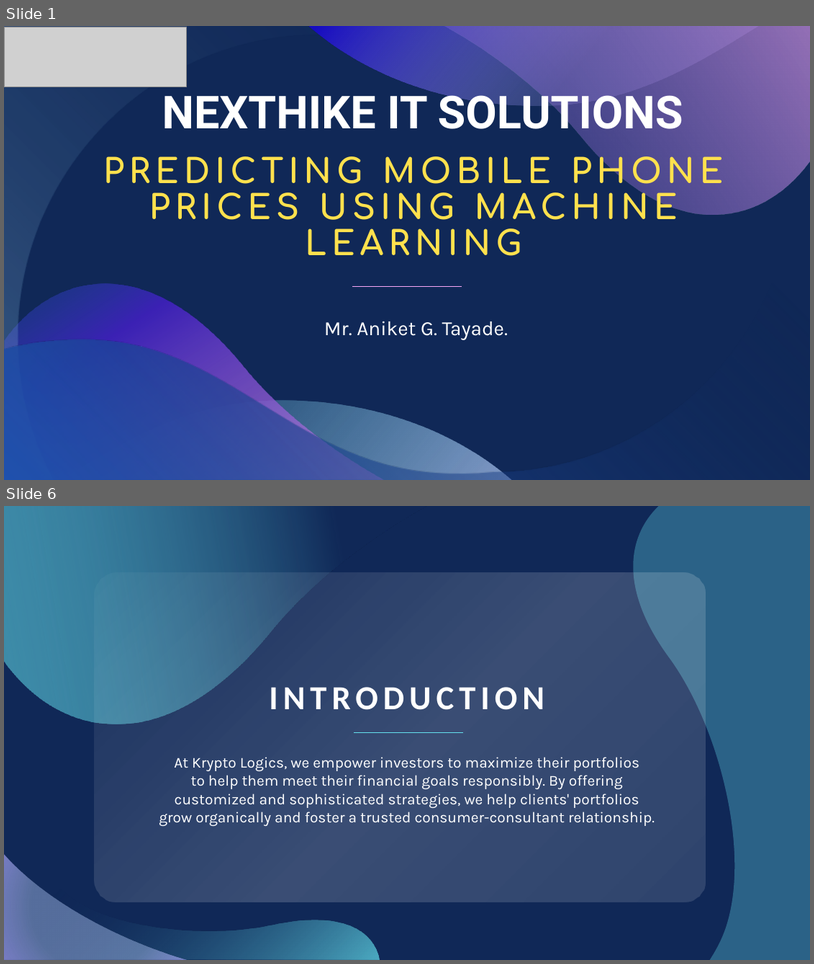
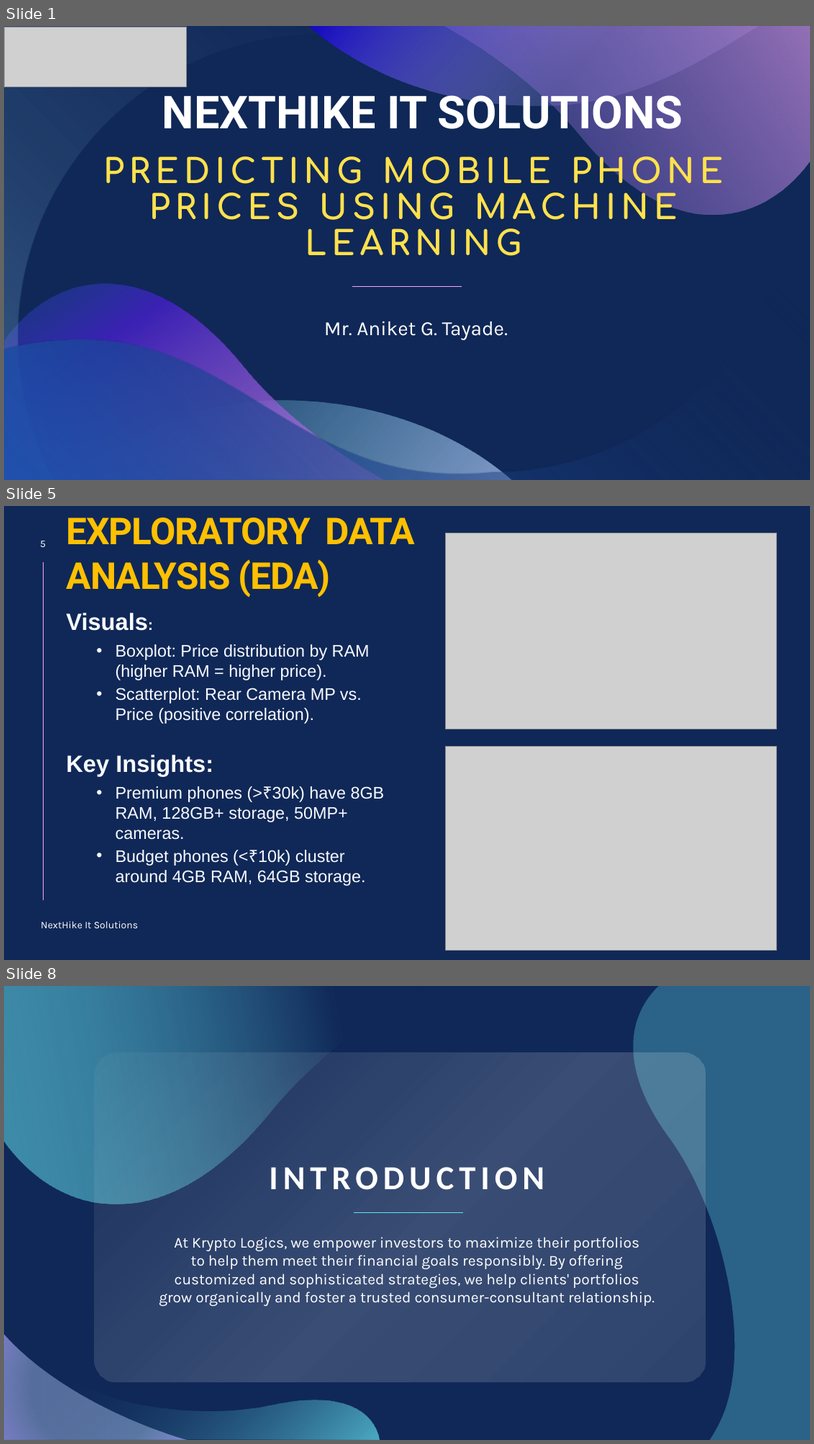
Before and after one commit to tayade-aniket/mobile-price-prediction-NHIS, a slide deck: ppt.pptx. Shown one above the other, each under a label of ours: slides 1 and 6 before the commit, slides 1, 5 and 8 after it; the slides between them are not shown. The pictures are 814x964 and 814x1444 pixels, drawn with LibreOffice and Linux fonts; fonts in the diff are those of the drawing; grey boxes stand for pictures. Boxes give left, top, right and bottom in pixels: in the first picture for what was removed or moved away, otherwise in the second. Text is boxed around its words. In the diff, an @@ line names an element or a change of style, - is before the commit and + after.

```diff
--- a/ppt.pptx
+++ b/ppt.pptx
@@ slide 5 added at (4,506,810,960), background #102857 @@
@@ title added at (67,518,414,597), 44 pt, text #FFC000, bold @@
+EXPLORATORY DATA ANALYSIS (EDA)
@@ page number added at (40,541,46,547), 12 pt, text #FFFFFF @@
+5
@@ picture added at (446,533,777,728) @@
@@ line added from (44, 562) to (44, 901), #F6A6F4 0.5 pt @@
@@ text added at (66,613,385,885), 20 pt, text #F8FAFF @@
+Visuals:
+  • Boxplot: Price distribution by RAM (higher RAM = higher price).
+  • Scatterplot: Rear Camera MP vs. Price (positive correlation).
+Key Insights:
+  • Premium phones (>₹30k) have 8GB RAM, 128GB+ storage, 50MP+ cameras.
+  • Budget phones (<₹10k) cluster around 4GB RAM, 64GB storage.
@@ picture added at (446,746,777,950) @@
@@ text added at (41,921,138,928), 12 pt, text #FFFFFF @@
+NextHike It Solutions
@@ what was slide 6 is now slide 8 @@
```
Also in this commit, not shown: 2 slides changed, 3 other slides added, 2 slides removed.
